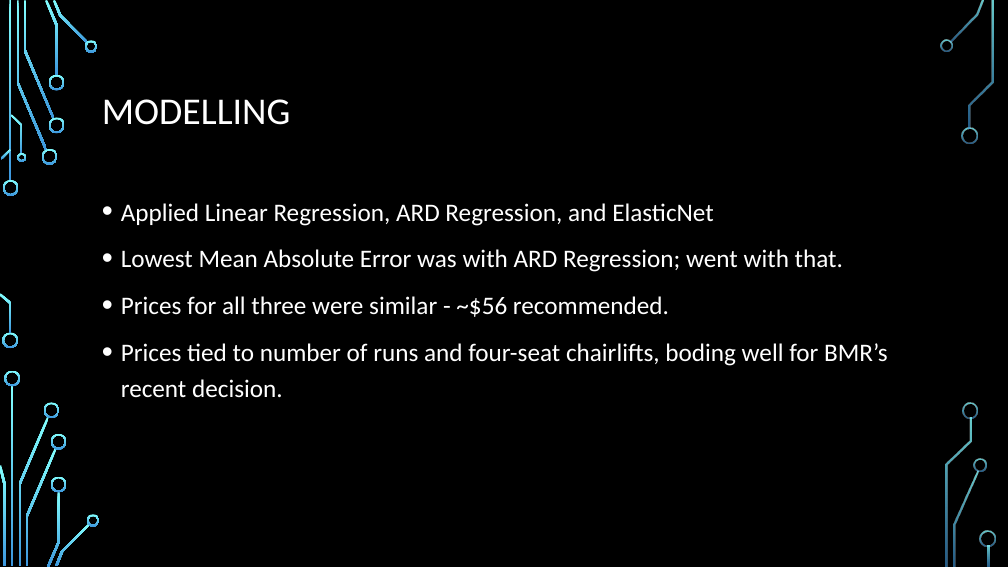
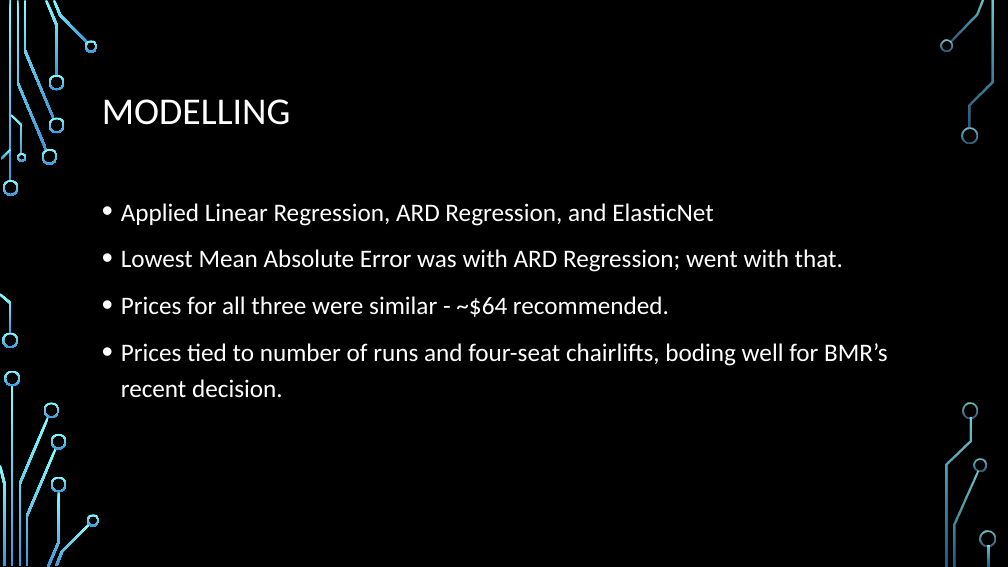
Before and after one commit to rjmalka/Guided-Capstone, a slide deck: slide 4 of Big Mountain resort’s ticket prices this season.pptx. Drawn at 1008x567 pixels with LibreOffice and Linux fonts; fonts in the diff are those of the drawing; background and template pictures are left out. Boxes give left, top, right and bottom in pixels: in the first picture for what was removed or moved away, otherwise in the second. Text is boxed around its words. In the diff, an @@ line names an element or a change of style, - is before the commit and + after.

```diff
--- a/Big Mountain resort’s ticket prices this season.pptx
+++ b/Big Mountain resort’s ticket prices this season.pptx
@@ text at <box>121,296,669,317</box>: text changed @@
-• Prices for all three were similar - ~$56 recommended.
+• Prices for all three were similar - ~$64 recommended.
```
Also in this commit, not shown: 1 other slide changed.
